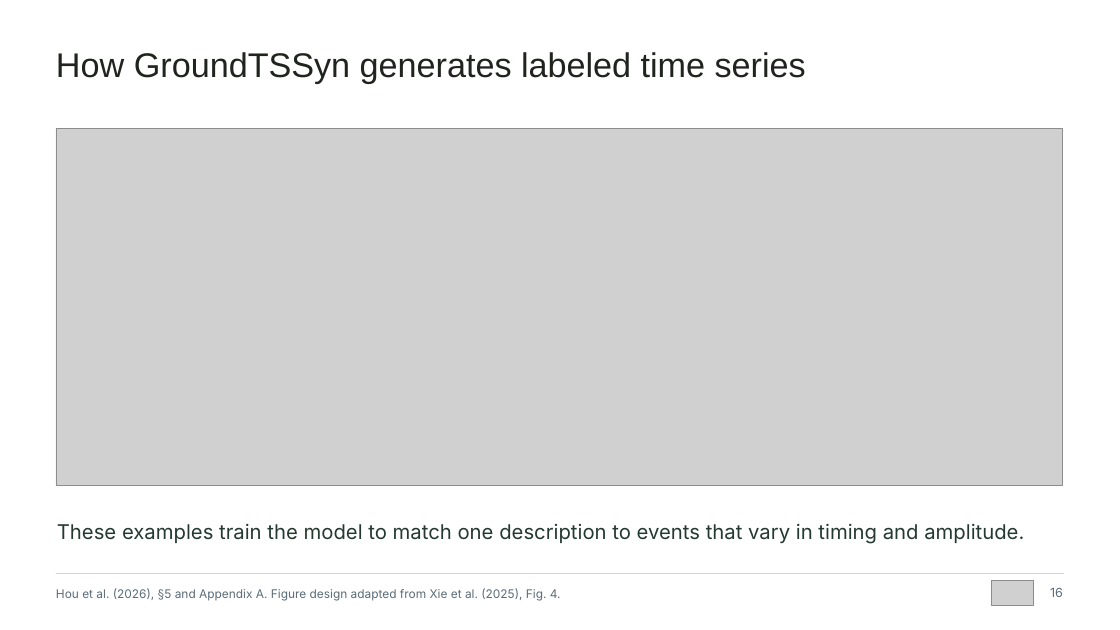
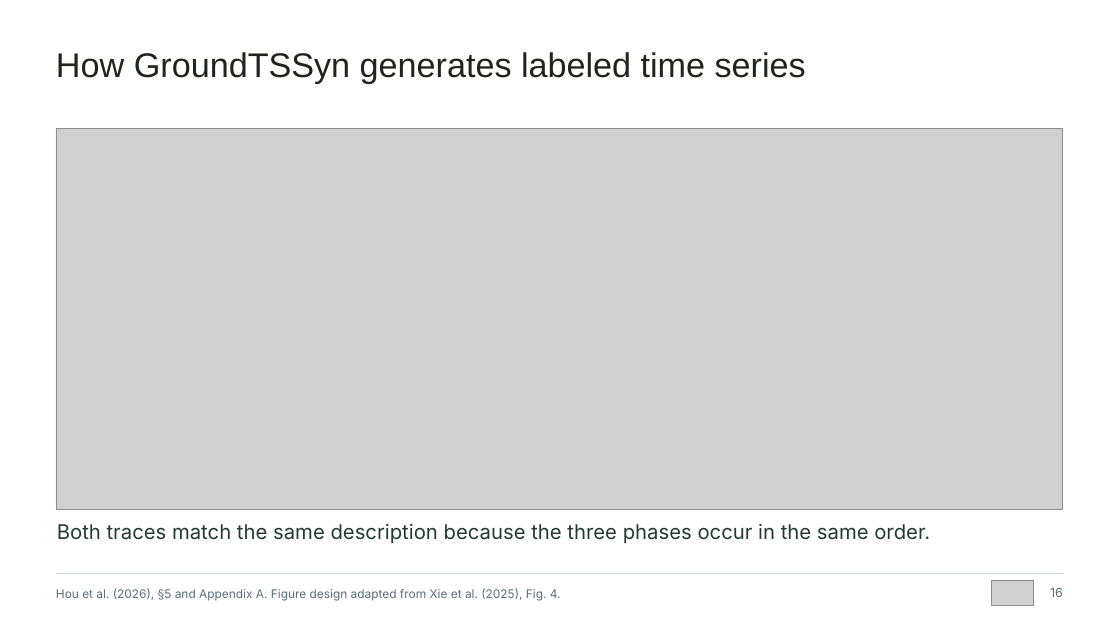
Before and after one commit to cw-wan/elegant-academic-slides-skill, a slide deck: slide 16 of examples/v0.2.0/slb-webinar-2026-11-25/SLB-Webinar-261125.pptx. Drawn at 1120x630 pixels with LibreOffice and Linux fonts; fonts in the diff are those of the drawing; grey boxes stand for pictures. Boxes give left, top, right and bottom in pixels: in the first picture for what was removed or moved away, otherwise in the second. Text is boxed around its words. In the diff, an @@ line names an element or a change of style, - is before the commit and + after.

Commit message:
Refresh webinar example to v20 and update slide previews

```diff
--- a/examples/v0.2.0/slb-webinar-2026-11-25/SLB-Webinar-261125.pptx
+++ b/examples/v0.2.0/slb-webinar-2026-11-25/SLB-Webinar-261125.pptx
@@ picture: place and size @@
-picture at (56,129,1063,486)
+picture at (56,129,1063,509)
@@ text at (57,524,930,543): text changed @@
-These examples train the model to match one description to events that vary in timing and amplitude.
+Both traces match the same description because the three phases occur in the same order.
```
Also in this commit, not shown: 10 other files.
